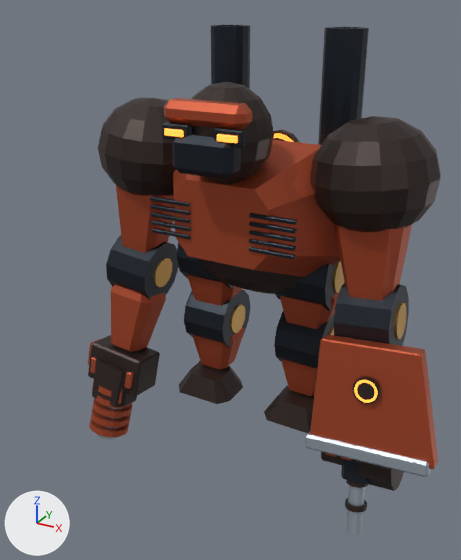
A saved change to the Blender file out/combat_reference/t03/t03.blend.
Rendered twice from a 50 mm camera at (3.12, -6.49, 4.67) aimed at (0.35, -1.46, 2.16). Every picture has the same lights, and +X, +Y and +Z are marked at lower left. The picture after the commit comes second.

Before the edit, the objects in view are built like this:
```python
me_single_anatomical_limb_shell_005 = bpy.data.meshes.new('Single anatomical limb shell.005')
me_single_anatomical_limb_shell_005.from_pydata(...)  # 24 vertices, 18 faces; spans x -0.317..0.317, y -0.279..0.279, z -0.319..0.31
me_single_anatomical_limb_shell_005.materials.append(mat_armor)  # orange #b45132
ob_gun = bpy.data.objects.new('gun', None)
ob_gun.parent = ob_wrist_l
ob_gun.location = (0.0, -0.16, -0.23)
ob_gun.rotation_euler = (1.507, 0.0, 0.0)  # degrees (86, 0, 0)
ob_heavy = bpy.data.objects.new('heavy', None)
ob_heavy.parent = ob_wrist_r
ob_heavy.location = (0.0, -0.16, -0.23)
ob_heavy.rotation_euler = (1.507, 0.0, 0.0)  # degrees (86, 0, 0)
ob_hip_l = bpy.data.objects.new('hip_l', None)
ob_hip_l.parent = ob_hips
ob_hip_l.location = (0.64, 0.0, -0.1)
ob_hip_r = bpy.data.objects.new('hip_r', None)
ob_hip_r.parent = ob_hips
ob_hip_r.location = (-0.64, 0.0, -0.1)
ob_single_anatomical_limb_shell_005 = bpy.data.objects.new('Single anatomical limb shell.005', me_single_anatomical_limb_shell_005)
ob_single_anatomical_limb_shell_005.parent = ob_knee_l
ob_single_anatomical_limb_shell_005.location = (0.0, 0.0, -0.392)
ob_single_anatomical_limb_shell_005.rotation_euler = (0.0, -3.142, 0.0)  # degrees (0, -180, 0)
# also in view: 'Hunched horizontal thorax' at (0.0, -0.36, 2.55); 'Single anatomical limb shell.002' at (1.39, -0.33, 2.34); 'Mechanical joint collar.001' at (-1.5, -0.4, 1.56); 'Single anatomical limb shell.007' at (-0.64, 0.0, 0.52); 'Single anatomical limb shell.001' at (-1.54, -0.54, 0.99)
```
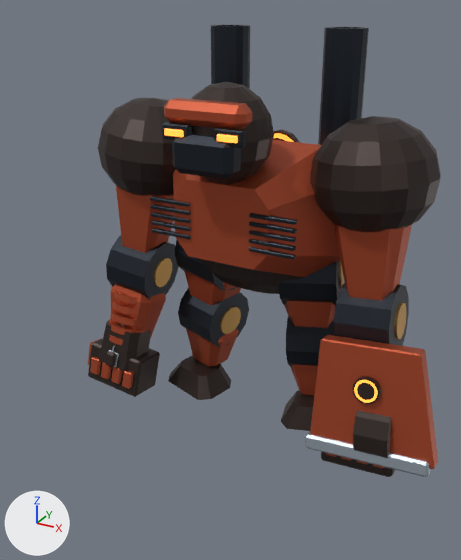
ob_hip_r is not drawn itself; it is the parent of ob_knee_r, ob_exposed_load_bearing_piston_006, ob_single_anatomical_limb_shell_006, ob_mechanical_joint_collar_006, ob_joint_axle_cap_006.
ob_hip_l is not drawn itself; it is the parent of ob_knee_l, ob_exposed_load_bearing_piston_004, ob_single_anatomical_limb_shell_004, ob_mechanical_joint_collar_004, ob_joint_axle_cap_004.
ob_gun is not drawn itself; it is the parent of ob_gun_recoil, ob_left_drum_shotgun_magazine, ob_thermal_weapon_pistol_grip, ob_pistol_grip_friction_rib, ob_pistol_grip_friction_rib_001, ob_pistol_grip_friction_rib_002, ob_closed_weapon_trigger_guard, ob_closed_weapon_trigger_guard_001.
ob_heavy is not drawn itself; it is the parent of ob_charge_hinge, ob_heavy_muzzle, ob_heavy_electromagnetic_receiver, ob_heavy_weapon_open_bore, ob_heavy_accelerator_ring, ob_heavy_accelerator_ring_001, ob_heavy_accelerator_ring_002, ob_heavy_accelerator_ring_003.

Where the newer file only moved an object's origin or applied its transform, the numbers keep the older frame.

What changed in the scene script:
```text
Change ob_hip_r:
    ob_hip_r.rotation_euler: (0.0, 0.0, 0.0) -> (0.0, 0.08, -0.24)  # degrees (0, 0, 0) -> degrees (0, 4.6, -14)
Change ob_hip_l:
    ob_hip_l.rotation_euler: (0.0, 0.0, 0.0) -> (0.0, -0.08, 0.24)  # degrees (0, 0, 0) -> degrees (0, -4.6, 14)
Change ob_gun:
    ob_gun.location: (0.0, -0.16, -0.23) -> (0.0, -0.08, 0.16)
    ob_gun.rotation_euler: (1.507, 0.0, 0.0) -> (4.648, 0.0, 0.0)  # degrees (86, 0, 0) -> degrees (266, 0, 0)
Change ob_heavy:
    ob_heavy.location: (0.0, -0.16, -0.23) -> (0.0, -0.08, 0.16)
    ob_heavy.rotation_euler: (1.507, 0.0, 0.0) -> (-1.635, 0.0, 0.0)  # degrees (86, 0, 0) -> degrees (-94, 0, 0)
```

Changed parts and their boxes [x1, y1, x2, y2] in the pictures (461 x 560 px):
'Mechanical joint collar.007', turned
    before: [184, 290, 250, 347]
    after: [178, 287, 249, 347]
'Heavy electromagnetic receiver', moved, turned
    before: [92, 357, 137, 407]
    after: [99, 320, 151, 371]
'Left drum shotgun magazine', moved, turned
    before: [358, 461, 404, 491]
    after: [353, 410, 391, 458]
'Articulated armored foot.001', turned
    before: [179, 361, 243, 404]
    after: [168, 355, 231, 400]
'Mechanical joint collar.005', turned
    before: [274, 311, 334, 369]
    after: [286, 316, 334, 367]
'Mechanical joint collar.004', turned
    before: [275, 263, 336, 311]
    after: [279, 262, 340, 306]
'Articulated armored foot', turned
    before: [264, 386, 314, 433]
    after: [281, 390, 314, 431]
'Single anatomical limb shell.007', turned
    before: [192, 327, 245, 370]
    after: [186, 328, 239, 367]
'Single anatomical limb shell.004', turned
    before: [280, 292, 339, 329]
    after: [284, 288, 341, 328]
'Single anatomical limb shell.006', turned
    before: [187, 275, 243, 306]
    after: [184, 270, 241, 306]
'Single anatomical limb shell.005', turned
    before: [281, 359, 317, 396]
    after: [291, 365, 318, 395]
'Mechanical joint collar.006', turned
    before: [177, 242, 236, 288]
    after: [174, 240, 237, 291]
'Light weapon open bore', moved, turned (not visible afterwards)
    before: [346, 485, 365, 535]
'Heavy accelerator ring.002', moved, turned
    before: [93, 398, 132, 418]
    after: [110, 311, 142, 326]
'Joint axle cap.007', turned
    before: [230, 304, 245, 333]
    after: [220, 307, 241, 334]
'Heavy accelerator ring.003', moved, turned
    before: [91, 408, 131, 428]
    after: [112, 301, 136, 315]
'Heavy accelerator ring.004', moved, turned
    before: [89, 418, 129, 437]
    after: [114, 290, 138, 304]
'Light weapon receiver', moved, turned (not visible afterwards)
    before: [341, 459, 370, 484]
'Heavy accelerator ring.001', moved, turned
    before: [95, 395, 133, 408]
    after: [109, 319, 147, 335]
'Joint axle cap.004', turned (mostly hidden afterwards)
    before: [332, 260, 345, 293]
    after: [339, 260, 344, 288]
'Heavy accelerator ring', moved, turned (mostly hidden)
    before: [98, 386, 112, 397]
    after: [109, 335, 123, 346]
'Weapon cooling collar.001', moved, turned (not visible afterwards)
    before: [345, 498, 367, 513]
'Thermal weapon pistol grip.001', moved, turned (not visible before)
    after: [105, 351, 117, 367]
'Heavy weapon open bore', moved, turned (not visible afterwards)
    before: [97, 404, 122, 440]
'Weapon cooling collar', moved, turned (not visible afterwards)
    before: [346, 480, 368, 488]
'Reversible heavy charge aperture', moved, turned (not visible afterwards)
    before: [92, 381, 123, 404]
'Pistol grip friction rib.003', moved, turned (not visible before)
    after: [108, 350, 119, 367]
'Joint axle cap.005', turned (not visible afterwards)
    before: [328, 327, 334, 335]
